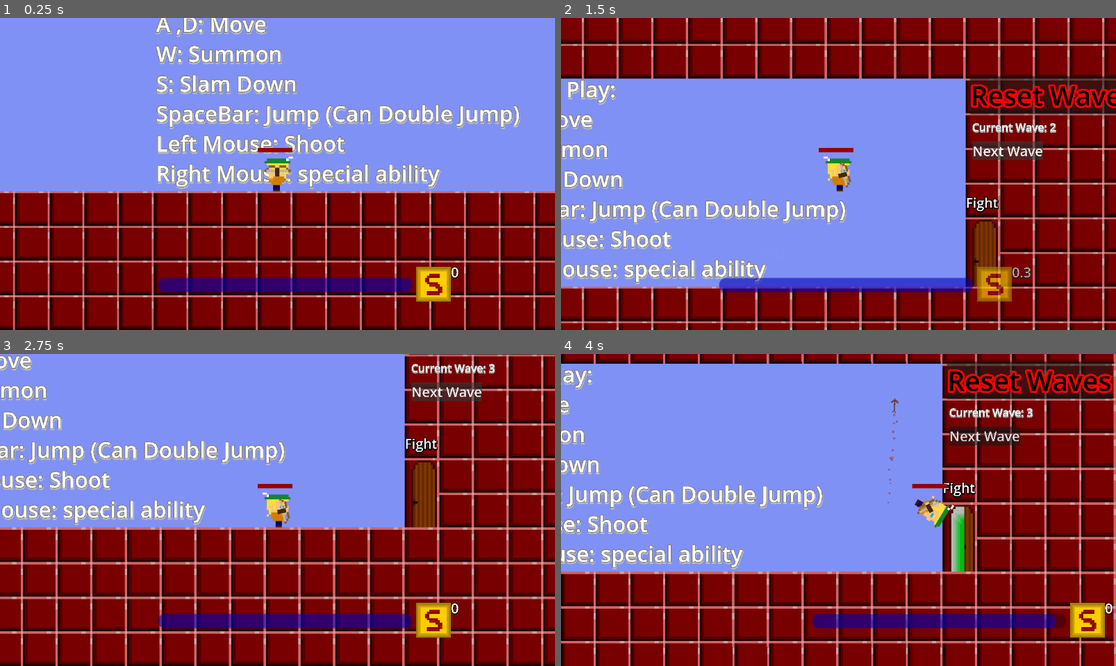
Above: before the commit, frames 1-4 (two rows, left to right).
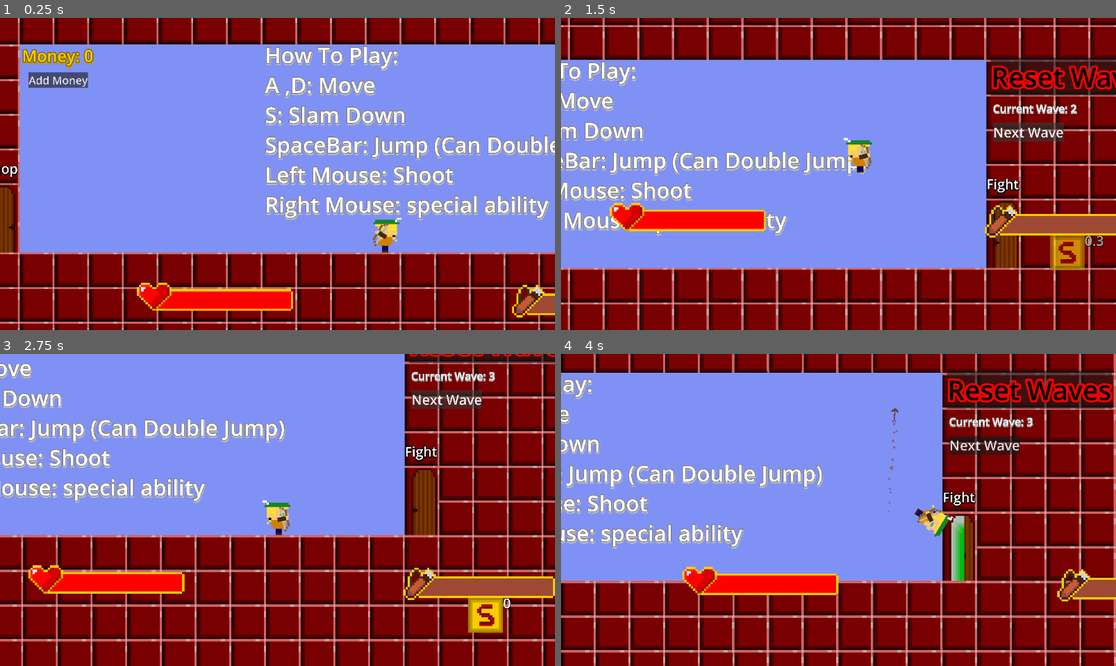
Above: after the commit, the same moments.

Repository: Dan-Yaacobi/TheBowman
Game: Godot game, scene res://MainGame/Game.tscn
Two runs of this game, one before a commit and one after it. Both use one fixed random seed, a clock stepped at 60 frames per second and the inputs below.
Inputs (mouse positions are in pixels of both pictures, inside the frame that each line leads up to):
- Up to frame 1 (0.25 s): no input
- Up to frame 2 (1.5 s): move the mouse to (960, 158) at 0.52 s; press the mouse at (960, 158) at 0.53 s; hold D (Right) 0.53-1.25 s; tap Space (Jump) at 0.77, 1.07 s; right-click (960, 158) at 0.8 s; release the mouse at (960, 158) at 1.25 s; click "Next Wave" at 1.25 s
- Up to frame 3 (2.75 s): click "Next Wave" at 2 s
- Up to frame 4 (4 s): move the mouse to (727, 525) at 2.77 s; hold S (DropDown) 2.78-3.53 s; right-click (727, 525) at 2.85 s; tap Space (Jump) at 3.02, 3.05, 3.32 s; move the mouse to (894, 441) at 3.52 s; hold D (Right) from 3.53 s (still down); hold Space (Jump) from 3.53 s (still down); click (894, 441) at 3.8 s

The runs differ from the first frame. In frame 1, 58% of the frame differs, in the area x 0-100%, y 0-100%; in frame 2, 52%; in frame 3, 40%; in frame 4, 37%.

Commit message:
update1.5
better battle UI

Diff:
--- a/Enemies/Scripts/enemy.gd
+++ b/Enemies/Scripts/enemy.gd
@@ -73,8 +73,11 @@
 
 func shooter_damaged_animation_finished(anim_name: String) -> void:
 	if anim_name == "Damaged":
+		update_animation("Move")
+		await get_tree().create_timer(0.5).timeout
+
 		stats.shooter = true
-		update_animation("Move")
+
 
 func regular_damaged_animation_finished(anim_name: String) -> void:
 	if anim_name == "Damaged":
@@ -95,9 +98,10 @@
 
 func player_hit(body: CharacterBody2D) -> void:
 	if body is Player:
-		body.hit_player(stats.touch_damage)
-		body.set_pushback_values(direction,stats.knockback)
-		push_back(-direction,stats.move_speed*2)
+		if body.stats.hp > 0:
+			body.hit_player(stats.touch_damage)
+			body.set_pushback_values(direction,stats.knockback)
+			push_back(-direction,stats.move_speed*2)
 
 func drop_item() -> void:
 	if not no_drops:
--- a/HealthBar/HealthBar.tscn
+++ b/HealthBar/HealthBar.tscn
@@ -1,20 +1,20 @@
-[gd_scene load_steps=4 format=3 uid="uid://c2cmn2xqaux53"]
+[gd_scene load_steps=5 format=3 uid="uid://c2cmn2xqaux53"]
 
 [ext_resource type="Script" path="res://HealthBar/health_bar.gd" id="1_k2pjd"]
+[ext_resource type="Texture2D" uid="uid://b4myl3t06uac5" path="res://Player/HealthBar/HealthBar Under.png" id="1_oavdx"]
+[ext_resource type="Texture2D" uid="uid://bxubmxoxqclqy" path="res://Player/HealthBar/Healthbar.png" id="2_8ok61"]
+[ext_resource type="Texture2D" uid="uid://x12v3yoxmaxf" path="res://Player/HealthBar/Heart.png" id="4_tiuin"]
 
-[sub_resource type="StyleBoxEmpty" id="StyleBoxEmpty_6cgud"]
+[node name="HealthBar" type="TextureProgressBar"]
+offset_left = -25.0
+offset_top = -12.0
+offset_right = 39.0
+offset_bottom = 20.0
+value = 50.0
+texture_under = ExtResource("1_oavdx")
+texture_progress = ExtResource("2_8ok61")
+script = ExtResource("1_k2pjd")
 
-[sub_resource type="StyleBoxFlat" id="StyleBoxFlat_ubb8u"]
-
-[node name="HealthBar" type="ProgressBar"]
-modulate = Color(1, 0, 0, 1)
-offset_left = -8.0
-offset_top = -11.0
-offset_right = 24.0
-offset_bottom = -7.0
-scale = Vector2(0.5, 0.5)
-theme_override_styles/background = SubResource("StyleBoxEmpty_6cgud")
-theme_override_styles/fill = SubResource("StyleBoxFlat_ubb8u")
-value = 50.0
-show_percentage = false
-script = ExtResource("1_k2pjd")
+[node name="Sprite2D" type="Sprite2D" parent="."]
+position = Vector2(0, 12)
+texture = ExtResource("4_tiuin")
--- a/HealthBar/health_bar.gd
+++ b/HealthBar/health_bar.gd
@@ -1,4 +1,4 @@
-class_name HealthBar extends ProgressBar
+class_name HealthBar extends TextureProgressBar
 
 var health: int = 0: set = _set_health
 
--- a/Level/PlayGround/PlayGround.tscn
+++ b/Level/PlayGround/PlayGround.tscn
@@ -14,6 +14,8 @@
 [ext_resource type="PackedScene" uid="uid://c35yjtl5a8xob" path="res://Enemies/DemoEnemy/DemoEnemy3.tscn" id="5_xd300"]
 [ext_resource type="Script" path="res://Level/Wave Data/wave_data.gd" id="7_wvqgp"]
 [ext_resource type="Script" path="res://MainGame/current_money.gd" id="10_qool0"]
+[ext_resource type="Script" path="res://Level/PlayGround/wave_sign.gd" id="14_db0ww"]
+[ext_resource type="Texture2D" uid="uid://crjern11csy0x" path="res://Level/Sprites/Wave Background.png" id="14_ggsjl"]
 [ext_resource type="Texture2D" uid="uid://bd2ay8wp2mqjm" path="res://Level/Sprites/Mountain Background_1.jpeg" id="15_p7ivi"]
 
 [sub_resource type="Resource" id="Resource_k715f"]
@@ -82,6 +84,15 @@
 double_spawn_chance = 10.0
 boss_wave = false
 
+[sub_resource type="CircleShape2D" id="CircleShape2D_4hl8g"]
+radius = 4.0
+
+[sub_resource type="RectangleShape2D" id="RectangleShape2D_romlk"]
+size = Vector2(58, 12)
+
+[sub_resource type="CircleShape2D" id="CircleShape2D_gxdir"]
+radius = 4.0
+
 [sub_resource type="RectangleShape2D" id="RectangleShape2D_lvsqu"]
 size = Vector2(10949, 44)
 
@@ -245,19 +256,32 @@
 [node name="Tiles" parent="." instance=ExtResource("2_sm034")]
 tile_map_data = PackedByteArray(0, 0, 0, 0, 0, 0, 0, 0, 0, 0, 0, 0, 0, 0, 255, 255, 0, 0, 0, 0, 0, 0, 0, 0, 0, 0, 1, 0, 0, 0, 0, 0, 0, 0, 0, 0, 0, 0)
 
-[node name="SummonTimer" type="Timer" parent="."]
-wait_time = 3.0
-
-[node name="HFlowContainer" type="HFlowContainer" parent="."]
-offset_left = -30.0
-offset_top = -95.0
-offset_right = 1517.0
-offset_bottom = 178.0
-scale = Vector2(0.05, 0.05)
-
-[node name="Label" type="Label" parent="HFlowContainer"]
+[node name="SignHolder" type="StaticBody2D" parent="."]
+collision_layer = 0
+collision_mask = 0
+
+[node name="CollisionShape2D" type="CollisionShape2D" parent="SignHolder"]
+position = Vector2(8, 8)
+shape = SubResource("CircleShape2D_4hl8g")
+debug_color = Color(0.821622, 0.00173155, 0.96307, 0.42)
+
+[node name="WaveSign" type="RigidBody2D" parent="."]
+collision_layer = 0
+collision_mask = 0
+mass = 0.5
+script = ExtResource("14_db0ww")
+
+[node name="WaveBackground" type="Sprite2D" parent="WaveSign"]
 z_index = -1
-layout_mode = 2
+position = Vector2(9, 19)
+texture = ExtResource("14_ggsjl")
+
+[node name="Label" type="Label" parent="WaveSign/WaveBackground"]
+offset_left = -15.0
+offset_top = 3.0
+offset_right = 734.0
+offset_bottom = 276.0
+scale = Vector2(0.04, 0.04)
 theme_override_colors/font_color = Color(1, 1, 1, 1)
 theme_override_colors/font_shadow_color = Color(0, 0, 0, 1)
 theme_override_colors/font_outline_color = Color(0, 0, 0, 1)
@@ -265,7 +289,23 @@
 theme_override_constants/outline_size = 30
 theme_override_constants/shadow_outline_size = 20
 theme_override_font_sizes/font_size = 200
-text = "Current Wave: 1"
+text = "Wave: 1"
+
+[node name="RigidBody2D" type="RigidBody2D" parent="WaveSign/WaveBackground"]
+position = Vector2(-1, 9)
+mass = 2.0
+constant_force = Vector2(1, 0)
+
+[node name="CollisionShape2D" type="CollisionShape2D" parent="WaveSign/WaveBackground/RigidBody2D"]
+position = Vector2(1, 0)
+shape = SubResource("RectangleShape2D_romlk")
+
+[node name="CollisionShape2D" type="CollisionShape2D" parent="WaveSign"]
+position = Vector2(8, 8)
+shape = SubResource("CircleShape2D_gxdir")
+
+[node name="SummonTimer" type="Timer" parent="."]
+wait_time = 3.0
 
 [node name="FallingDeath" type="Area2D" parent="."]
 
@@ -313,10 +353,10 @@
 texture = ExtResource("15_p7ivi")
 
 [node name="ComboCounter" type="Label" parent="."]
-offset_left = -559.0
-offset_top = -148.0
-offset_right = 576.0
-offset_bottom = 194.0
+offset_left = -557.0
+offset_top = -245.0
+offset_right = 578.0
+offset_bottom = 97.0
 scale = Vector2(0.05, 0.05)
 pivot_offset = Vector2(567, 171)
 theme_override_colors/font_shadow_color = Color(0, 0, 0, 1)
@@ -331,3 +371,8 @@
 libraries = {
 "": SubResource("AnimationLibrary_r47hq")
 }
+
+[node name="PinJoint2D" type="PinJoint2D" parent="."]
+position = Vector2(8, 8)
+node_a = NodePath("../SignHolder")
+node_b = NodePath("../WaveSign")
--- /dev/null
+++ b/Level/PlayGround/wave_sign.gd
@@ -0,0 +1,12 @@
+class_name WaveSign extends RigidBody2D
+
+@onready var play_ground: PlayGround = $".."
+
+@export var max_strength: float
+@export var strength_fade: float
+
+func _ready() -> void:
+	play_ground.new_wave.connect(push_sign)
+
+func push_sign() -> void:
+	pass
--- a/Level/playground.gd
+++ b/Level/playground.gd
@@ -1,8 +1,9 @@
 class_name PlayGround extends Node2D
 
 signal wave_reset
+signal new_wave
 
-@onready var label: Label = $HFlowContainer/Label
+@onready var label: Label = $WaveSign/WaveBackground/Label
 @onready var summon_timer: Timer = $SummonTimer
 @onready var falling_death: Area2D = $FallingDeath
 @onready var tiles: TilesControl = $Tiles
@@ -76,9 +77,10 @@
 	update_label()
 
 func update_label() -> void:
-	label.text = "Current Wave: " + str(wave_data.current_wave) + "\n" + " Enemies Left: " + str(wave_data.total_enemies - enemies_killed)
+	label.text = "Wave: " + str(wave_data.current_wave)# + "\n" + " Enemies Left: " + str(wave_data.total_enemies - enemies_killed)
 
 func new_wave_difficulty() -> void:
+	new_wave.emit()
 	update_label()
 	summon_count = 0
 	wave_data.spawn_time_update()
@@ -158,8 +160,14 @@
 	pass
 
 func kill_all_enemies() -> void:
+
 	for enemy in summoned_enemies:
-		enemy.free()
+		enemy.queue_free()
+
+	for child in get_children():
+		if child is EnemyBullet:
+			child.queue_free()
+
 	summoned_enemies.clear()
 	pass
 
--- a/MainMenu/MainMenu.tscn
+++ b/MainMenu/MainMenu.tscn
@@ -152,7 +152,6 @@
 theme_override_font_sizes/font_size = 250
 text = "How To Play:
 A ,D: Move
-W: Summon
 S: Slam Down
 SpaceBar: Jump (Can Double Jump)
 Left Mouse: Shoot
--- a/Player/Body/Body.tscn
+++ b/Player/Body/Body.tscn
@@ -58,7 +58,8 @@
 
 [sub_resource type="Animation" id="Animation_j87py"]
 resource_name = "Idle"
-loop_mode = 1
+length = 0.5
+loop_mode = 2
 step = 0.05
 tracks/0/type = "value"
 tracks/0/imported = false
@@ -67,46 +68,10 @@
 tracks/0/interp = 1
 tracks/0/loop_wrap = true
 tracks/0/keys = {
-"times": PackedFloat32Array(0),
-"transitions": PackedFloat32Array(1),
+"times": PackedFloat32Array(0, 0.5),
+"transitions": PackedFloat32Array(1, 1),
 "update": 1,
-"values": [0]
-}
-tracks/1/type = "value"
-tracks/1/imported = false
-tracks/1/enabled = true
-tracks/1/path = NodePath(".:scale")
-tracks/1/interp = 1
-tracks/1/loop_wrap = true
-tracks/1/keys = {
-"times": PackedFloat32Array(0),
-"transitions": PackedFloat32Array(1),
-"update": 0,
-"values": [Vector2(1, 1)]
-}
-tracks/2/type = "value"
-tracks/2/imported = false
-tracks/2/enabled = true
-tracks/2/path = NodePath("..:position")
-tracks/2/interp = 1
-tracks/2/loop_wrap = true
-tracks/2/keys = {
-"times": PackedFloat32Array(0),
-"transitions": PackedFloat32Array(1),
-"update": 0,
-"values": [Vector2(0, 0)]
-}
-tracks/3/type = "value"
-tracks/3/imported = false
-tracks/3/enabled = true
-tracks/3/path = NodePath(".:rotation")
-tracks/3/interp = 1
-tracks/3/loop_wrap = true
-tracks/3/keys = {
-"times": PackedFloat32Array(0),
-"transitions": PackedFloat32Array(1),
-"update": 0,
-"values": [0.0]
+"values": [0, 5]
 }
 
 [sub_resource type="Animation" id="Animation_kej4i"]
@@ -180,44 +145,38 @@
 tracks/1/type = "value"
 tracks/1/imported = false
 tracks/1/enabled = true
-tracks/1/path = NodePath(".:scale")
+tracks/1/path = NodePath(".:rotation")
 tracks/1/interp = 1
 tracks/1/loop_wrap = true
 tracks/1/keys = {
 "times": PackedFloat32Array(0),
 "transitions": PackedFloat32Array(1),
 "update": 0,
-"values": [Vector2(1, 1)]
+"values": [0.0]
 }
-tracks/2/type = "value"
-tracks/2/imported = false
-tracks/2/enabled = true
-tracks/2/path = NodePath("..:position")
-tracks/2/interp = 1
-tracks/2/loop_wrap = true
-tracks/2/keys = {
-"times": PackedFloat32Array(0),
-"transitions": PackedFloat32Array(1),
-"update": 0,
-"values": [Vector2(0, 0)]
-}
-tracks/3/type = "value"
-tracks/3/imported = false
-tracks/3/enabled = true
-tracks/3/path = NodePath(".:rotation")
-tracks/3/interp = 1
-tracks/3/loop_wrap = true
-tracks/3/keys = {
-"times": PackedFloat32Array(0),
-"transitions": PackedFloat32Array(1),
-"update": 0,
-"values": [0.0]
+
+[sub_resource type="Animation" id="Animation_nxu33"]
+resource_name = "Jump"
+length = 0.6
+step = 0.05
+tracks/0/type = "value"
+tracks/0/imported = false
+tracks/0/enabled = true
+tracks/0/path = NodePath(".:frame")
+tracks/0/interp = 1
+tracks/0/loop_wrap = true
+tracks/0/keys = {
+"times": PackedFloat32Array(0, 0.6),
+"transitions": PackedFloat32Array(1, 1),
+"update": 1,
+"values": [4, 0]
 }
 
 [sub_resource type="AnimationLibrary" id="AnimationLibrary_yod2m"]
 _data = {
 "Dead": SubResource("Animation_cl7rm"),
 "Idle": SubResource("Animation_j87py"),
+"Jump": SubResource("Animation_nxu33"),
 "RESET": SubResource("Animation_kej4i"),
 "Walk": SubResource("Animation_fdv26")
 }
@@ -228,6 +187,7 @@
 [node name="Sprite2D" type="Sprite2D" parent="."]
 texture = ExtResource("2_3q1d1")
 hframes = 4
+vframes = 2
 
 [node name="AnimationPlayer" type="AnimationPlayer" parent="Sprite2D"]
 libraries = {
--- a/Player/Body/body.gd
+++ b/Player/Body/body.gd
@@ -3,8 +3,24 @@
 @onready var animation_player: AnimationPlayer = $Sprite2D/AnimationPlayer
 @onready var sprite: Sprite2D = $Sprite2D
 
+var current_animation: String
+var last_animation: String
+
 func change_animation(_animation: String) -> void:
+	last_animation = current_animation
+	if last_animation == "Dead":
+		return
+	animation_player.stop()
 	animation_player.play(_animation)
+	current_animation = _animation
+	if last_animation == "Walk" and current_animation == "Jump":
+		await animation_player.animation_finished
+		change_animation("Walk")
+
 
 func change_side(_side: bool) -> void:
 	sprite.flip_h = _side
+
+func reset_animations() -> void:
+	last_animation = ""
+	current_animation = ""
--- /dev/null
+++ b/Player/HealthBar/HealthBar.tscn
@@ -0,0 +1,18 @@
+[gd_scene load_steps=4 format=3 uid="uid://c0d7ncfefiyk"]
+
+[ext_resource type="Texture2D" uid="uid://b4myl3t06uac5" path="res://Player/HealthBar/HealthBar Under.png" id="1_txf7g"]
+[ext_resource type="Texture2D" uid="uid://bxubmxoxqclqy" path="res://Player/HealthBar/Healthbar.png" id="2_4wx0s"]
+[ext_resource type="Texture2D" uid="uid://x12v3yoxmaxf" path="res://Player/HealthBar/Heart.png" id="3_rygiy"]
+
+[node name="HealthBar" type="TextureProgressBar"]
+offset_left = -32.0
+offset_top = -10.0
+offset_right = 32.0
+offset_bottom = 22.0
+value = 100.0
+texture_under = ExtResource("1_txf7g")
+texture_progress = ExtResource("2_4wx0s")
+
+[node name="Sprite2D" type="Sprite2D" parent="."]
+position = Vector2(0, 12)
+texture = ExtResource("3_rygiy")
--- a/Player/Mana/ManaBar.tscn
+++ b/Player/Mana/ManaBar.tscn
@@ -1,16 +1,23 @@
-[gd_scene load_steps=2 format=3 uid="uid://caekf50aq824k"]
+[gd_scene load_steps=5 format=3 uid="uid://caekf50aq824k"]
 
 [ext_resource type="Script" path="res://Player/Mana/mana_bar.gd" id="1_npwg5"]
+[ext_resource type="Texture2D" uid="uid://dn7qabuyhugoj" path="res://Player/Mana/HealthBar Under.png" id="1_p2ux4"]
+[ext_resource type="Texture2D" uid="uid://cops1x4crvsax" path="res://Player/Mana/ManaBar.png" id="2_6d5y6"]
+[ext_resource type="Texture2D" uid="uid://cod57hbywmhhn" path="res://Player/Mana/Quiver.png" id="4_hd7k8"]
 
-[node name="ManaBar" type="ProgressBar"]
-offset_right = 234.0
-offset_bottom = 13.0
+[node name="ManaBar" type="TextureProgressBar"]
+offset_right = 64.0
+offset_bottom = 32.0
 value = 50.0
-show_percentage = false
+texture_under = ExtResource("1_p2ux4")
+texture_progress = ExtResource("2_6d5y6")
 script = ExtResource("1_npwg5")
 mana_rate = 1.0
 shoot_cost = 15
-bar_color = Color(0, 0, 1, 1)
 
 [node name="Regenerate" type="Timer" parent="."]
 wait_time = 0.05
+
+[node name="Sprite2D" type="Sprite2D" parent="."]
+position = Vector2(1, 13)
+texture = ExtResource("4_hd7k8")
--- a/Player/Mana/mana_bar.gd
+++ b/Player/Mana/mana_bar.gd
@@ -1,4 +1,4 @@
-class_name ManaBar extends ProgressBar
+class_name ManaBar extends TextureProgressBar
 
 @onready var regenrate_timer: Timer = $Regenerate
 
--- a/Player/Player Actions/Jump/jump.gd
+++ b/Player/Player Actions/Jump/jump.gd
@@ -15,6 +15,7 @@
 
 func jump() -> void:
 	if jumps > 0:
+		player.update_animation("Jump")
 		player.velocity.y = 0
 		player.velocity.y -= player.stats.jump_height
 		jumps -= 1
@@ -35,9 +36,10 @@
 
 func reset_jumps(_var1,_var2,_var3,_var4) -> void:
 	if _var2 is TileMapLayer:
-		jump_flip = false
-		#if jumps == 0:
-		set_jumps()
+		if player.stats.hp > 0:
+			jump_flip = false
+			#if jumps == 0:
+			set_jumps()
 
 func set_jumps() -> void:
 	jumps = player.stats.max_jumps
--- a/Player/Player.tscn
+++ b/Player/Player.tscn
@@ -12,6 +12,7 @@
 [ext_resource type="Script" path="res://Player/States/player_walking_state.gd" id="6_vo15m"]
 [ext_resource type="PackedScene" uid="uid://cd1qmsp2wywey" path="res://Player/Player Actions/Jump/Jump.tscn" id="7_kkejo"]
 [ext_resource type="PackedScene" uid="uid://bebh86kswi26y" path="res://Player/Player Actions/Shoot/Shoot.tscn" id="8_gtm6s"]
+[ext_resource type="Script" path="res://Player/camera_2d.gd" id="8_qvxki"]
 [ext_resource type="PackedScene" uid="uid://caekf50aq824k" path="res://Player/Mana/ManaBar.tscn" id="13_yhb7f"]
 [ext_resource type="Texture2D" uid="uid://dp4648msdak81" path="res://Player/Abilities/SpecialAbilities/SpecialAbility.png" id="14_gy5xr"]
 [ext_resource type="PackedScene" uid="uid://c2cmn2xqaux53" path="res://HealthBar/HealthBar.tscn" id="15_wqrs0"]
@@ -29,7 +30,7 @@
 in_menu = false
 mana_rate = 0.5
 shoot_cost = 10
-money = 10
+money = 0
 weapon_name = "Basic Bow"
 weapon_scene = ExtResource("5_g86fe")
 jump_abilities = Array[ExtResource("2_ohurx")]([])
@@ -69,13 +70,21 @@
 stats = SubResource("Resource_sedti")
 
 [node name="Body" parent="." instance=ExtResource("1_1adnh")]
+collision_layer = 0
+collision_mask = 0
 
 [node name="Hand" parent="." instance=ExtResource("2_alpnv")]
 position = Vector2(0, 1)
 rotation = -0.00872665
+collision_layer = 0
+collision_mask = 0
 
 [node name="Camera2D" type="Camera2D" parent="."]
 zoom = Vector2(4.5, 4.5)
+position_smoothing_enabled = true
+script = ExtResource("8_qvxki")
+random_strength = 5.0
+shake_fade = 10.0
 
 [node name="PlayerStateMachine" parent="." instance=ExtResource("4_tfnw6")]
 
@@ -117,17 +126,19 @@
 
 [node name="HitBox" type="Area2D" parent="."]
 collision_mask = 4
+monitoring = false
+monitorable = false
 
 [node name="CollisionShape2D" type="CollisionShape2D" parent="HitBox"]
 position = Vector2(0, 0.5)
 shape = SubResource("RectangleShape2D_4o0d0")
 
 [node name="ManaBar" parent="." instance=ExtResource("13_yhb7f")]
-offset_left = -55.0
-offset_top = 48.0
-offset_right = 179.0
-offset_bottom = 61.0
-scale = Vector2(0.5, 0.5)
+offset_left = 64.0
+offset_top = 17.0
+offset_right = 298.0
+offset_bottom = 49.0
+bar_color = Color(1, 1, 1, 1)
 
 [node name="DamagedParticles" type="CPUParticles2D" parent="."]
 emitting = false
@@ -155,7 +166,7 @@
 wait_time = 3.0
 
 [node name="SpecialAbilityCD" type="Sprite2D" parent="."]
-position = Vector2(72, 51)
+position = Vector2(96, 45)
 texture = ExtResource("14_gy5xr")
 
 [node name="TimeLeftLabel" type="Label" parent="SpecialAbilityCD"]
@@ -175,10 +186,10 @@
 "
 
 [node name="HealthBar" parent="." instance=ExtResource("15_wqrs0")]
-offset_left = -9.0
-offset_top = -12.0
-offset_right = 23.0
-offset_bottom = -8.0
+offset_left = -107.0
+offset_top = 15.0
+offset_right = -43.0
+offset_bottom = 47.0
 
 [node name="ComboActivated" type="Node2D" parent="."]
 script = ExtResource("16_j4os2")
--- /dev/null
+++ b/Player/camera_2d.gd
@@ -0,0 +1,25 @@
+extends Camera2D
+
+@onready var player: Player = $".."
+@export var random_strength: float = 30.0
+@export var shake_fade: float = 5.0
+
+var rng = RandomNumberGenerator.new()
+var shake_strength: float = 0.0
+
+func _ready() -> void:
+	player.took_hit.connect(apply_shake)
+	pass
+
+func _physics_process(delta: float) -> void:
+	if shake_strength > 0:
+		shake_strength = lerpf(shake_strength, 0 , shake_fade * delta)
+
+		offset = random_offset()
+	pass
+
+func apply_shake() -> void:
+	shake_strength = random_strength
+
+func random_offset() -> Vector2:
+	return Vector2(rng.randf_range(-shake_strength,shake_strength),rng.randf_range(-shake_strength,shake_strength))
--- a/Player/player.gd
+++ b/Player/player.gd
@@ -3,6 +3,7 @@
 signal died
 signal money_changed
 signal combo(amount: int)
+signal took_hit
 
 @onready var hand: Hand = $Hand
 @onready var body: Body = $Body
@@ -62,31 +63,31 @@
 	#print("current scene is: ", get_parent(), " position ", global_position)
 
 func _unhandled_input(event: InputEvent) -> void:
-
-	if event.is_action_pressed("Jump"):
-		jump_action.jump()
-		for ability in stats.jump_abilities:
-			ability.activate_ability()
-
-	if event.is_action_pressed("shoot",true):
-		if mana_bar.use_mana(regular_mana_cost):
-			current_weapon.regular_attack = true
-			var mouse_pos = get_global_mouse_position()
-			shoot_action.shoot(mouse_pos)
-			for ability in stats.shoot_abilities:
+	if stats.hp > 0:
+		if event.is_action_pressed("Jump"):
+			jump_action.jump()
+			for ability in stats.jump_abilities:
 				ability.activate_ability()
 
-	if event.is_action_pressed("special ability"):
-		if stats.special_ability != null:
-			if special_ability_available and mana_bar.use_mana(current_weapon.weapon_data.spcl_ablty_cost_mltplr):
-				stats.special_ability.activate_special_ability(self)
-				current_weapon.regular_attack = false
-				special_ability_available = false
-				special_ability_cooldown.start()
-
-	if event.is_action_pressed("DropDown"):
-		if velocity.y != 0:
-			dropping_down = true
+		if event.is_action_pressed("shoot",true):
+			if mana_bar.use_mana(regular_mana_cost):
+				current_weapon.regular_attack = true
+				var mouse_pos = get_global_mouse_position()
+				shoot_action.shoot(mouse_pos)
+				for ability in stats.shoot_abilities:
+					ability.activate_ability()
+
+		if event.is_action_pressed("special ability"):
+			if stats.special_ability != null:
+				if special_ability_available and mana_bar.use_mana(current_weapon.weapon_data.spcl_ablty_cost_mltplr):
+					stats.special_ability.activate_special_ability(self)
+					current_weapon.regular_attack = false
+					special_ability_available = false
+					special_ability_cooldown.start()
+
+		if event.is_action_pressed("DropDown"):
+			if velocity.y != 0:
+				dropping_down = true
 
 func combo_lost() -> void:
 	combo_counter = 0
@@ -196,6 +197,7 @@
 
 
 func hit_player(damage: int) -> void:
+	took_hit.emit()
 	stats.hp -= damage
 	damaged_particles.emitting = true
 	health_bar._set_health(stats.hp)
@@ -223,19 +225,21 @@
 	money_changed.emit(stats.money)
 
 func dead() -> void:
+	get_parent().kill_all_enemies()
+	velocity = Vector2.ZERO
 	body.change_animation("Dead")
 	hand.visible = false
 	collision_shape.set_deferred("disabled", true)
 	death_animation_timer.start()
-	await get_tree().create_timer(death_animation_timer.wait_time).timeout
-	health_bar._set_health(stats.max_hp)
 
 func reset() -> void:
-	body.change_animation("Idle")
 	collision_shape.set_deferred("disabled", false)
 	stats.hp = stats.max_hp
+	health_bar._set_health(stats.max_hp)
 	died.emit("Menu")
 	hand.visible = true
+	body.reset_animations()
+	body.change_animation("Idle")
 
 func set_camera(tile_limit: Rect2i,tile_size: int) -> void:
 	camera.limit_top = tile_limit.position[0] * tile_size
--- a/Weapons/0_BasicBow/BasicBow.tscn
+++ b/Weapons/0_BasicBow/BasicBow.tscn
@@ -14,10 +14,11 @@
 sprite_frame = 0
 special_ability = SubResource("Resource_nwrg2")
 mana_rate = 0.5
-shoot_cost = 6
+shoot_cost = 8
 arrow = ExtResource("2_0a0xf")
 special_ability_cooldown = 0.0
 spcl_ablty_cost_mltplr = 0
+combo_buff_activated = false
 
 [node name="BasicBow" type="Node2D"]
 script = ExtResource("1_foym6")
Not shown: 1 places in Level/PlayGround/PlayGround.tscn that only renumber resources
Binary file added: Level/Sprites/Wave Background.png
Not shown, added: Level/Sprites/Wave Background.png.import
Binary file changed: Player/Body/Body.png
Not shown: 1 places in Player/Body/Body.tscn that only renumber resources
Binary file added: Player/HealthBar/HealthBar Under.png
Not shown, added: Player/HealthBar/HealthBar Under.png.import
Binary file added: Player/HealthBar/Healthbar.png
Not shown, added: Player/HealthBar/Healthbar.png.import
Binary file added: Player/HealthBar/Heart.png
Not shown, added: Player/HealthBar/Heart.png.import
Binary file added: Player/Mana/HealthBar Under.png
(and 7 more such lines)
